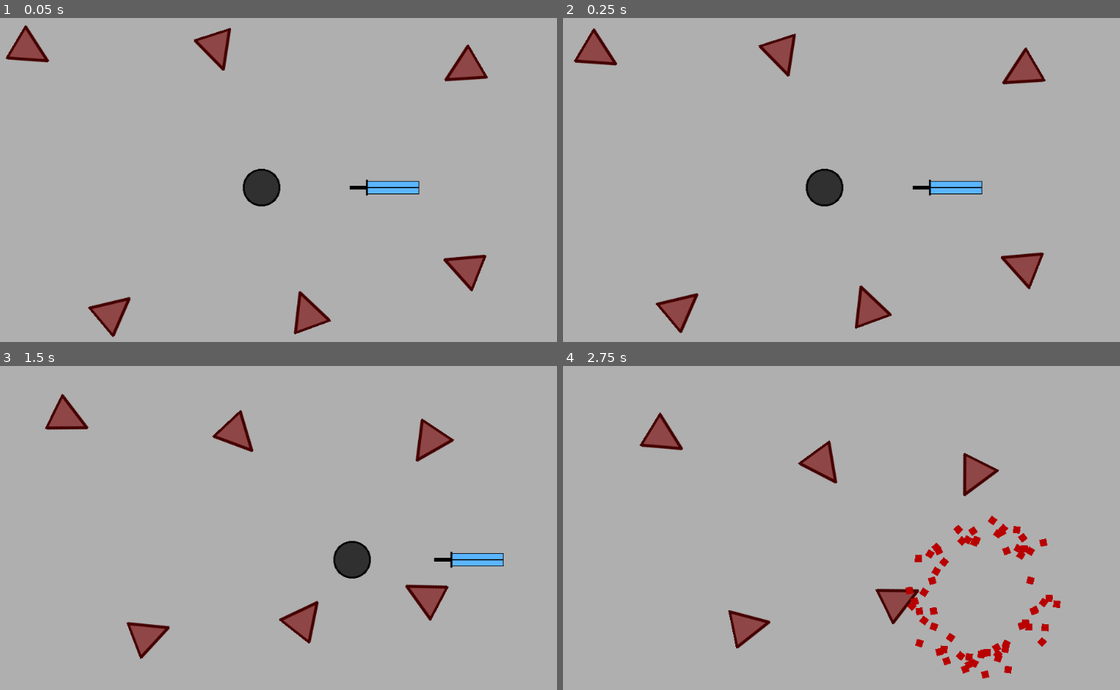
Above: before the commit, frames 1-4 (two rows, left to right).
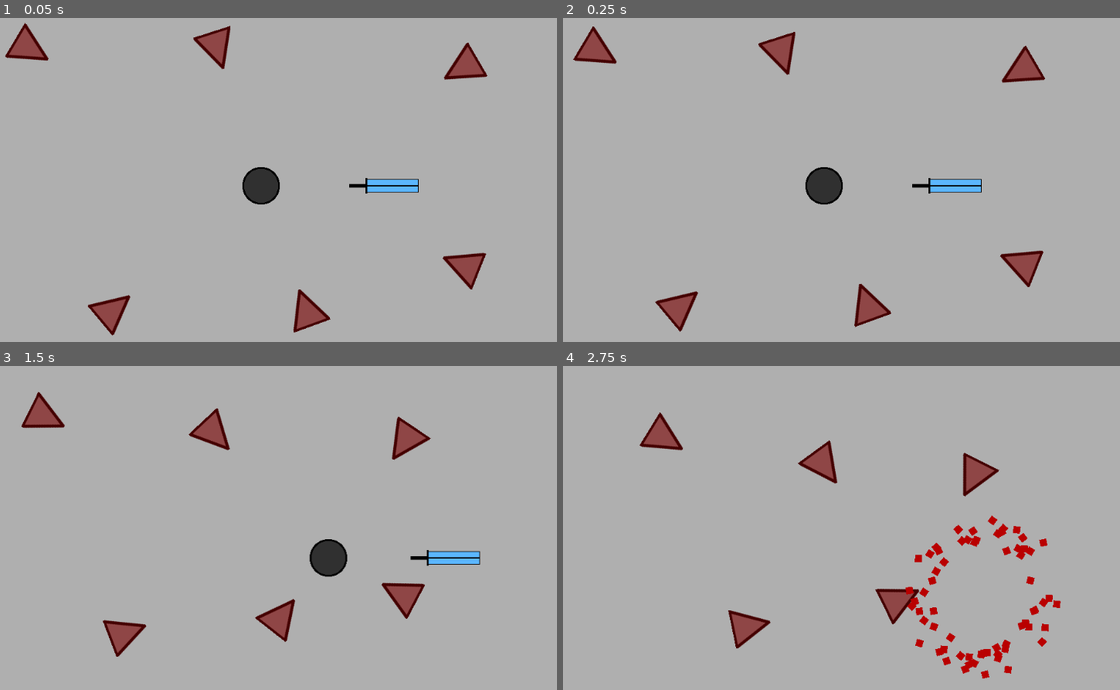
Above: after the commit, the same moments.

Repository: Izook/psychic-blade
Game: Godot game, scene res://scenes/Main.tscn
The game is run twice, just before and just after one commit, with the same random seed, the same clock (stepped at 60 frames per second) and the same inputs.
Inputs:
- Up to frame 1 (0.05 s): no input
- Up to frame 2 (0.25 s): no input
- Up to frame 3 (1.5 s): hold Right (move_right) 0.53-1.28 s; hold S (pull_in) 0.53-1.28 s; hold Down (move_down) from 1.28 s (still down); tap W (push_out) at 1.35 s
- Up to frame 4 (2.75 s): release Down (move_down) at 2.03 s; hold Right (move_right) from 2.03 s (still down); hold S (pull_in) from 2.03 s (still down)

The runs differ from the first frame. In frame 1, 1.8% of the frame differs, in the area x 0-88%, y 1-99%; in frame 2, 1.8%; in frame 3, 6.6%, in the area x 3-91%, y 7-91%; in frame 4, nothing differs.
Error in both runs: Invalid get index 'position' (on base: 'previously freed instance'). (res://scripts/Enemy.gd:17)

Commit message:
Have camera follow player

Diff:
--- a/scenes/Main.tscn
+++ b/scenes/Main.tscn
@@ -3,7 +3,7 @@
 [ext_resource path="res://scenes/Player.tscn" type="PackedScene" id=1]
 [ext_resource path="res://scenes/Enemy.tscn" type="PackedScene" id=2]
 
-[node name="Node2D" type="Camera2D"]
+[node name="Node2D" type="Node2D"]
 position = Vector2( 512.78, 303.006 )
 __meta__ = {
 "_edit_lock_": true
--- a/scenes/Player.tscn
+++ b/scenes/Player.tscn
@@ -26,3 +26,12 @@
 }
 
 [node name="Node2D" parent="." instance=ExtResource( 3 )]
+
+[node name="PlayerCamera" type="Camera2D" parent="."]
+current = true
+drag_margin_h_enabled = true
+drag_margin_v_enabled = true
+smoothing_enabled = true
+__meta__ = {
+"_edit_lock_": true
+}
Not shown: 3 places in scenes/Enemy.tscn that only renumber resources
